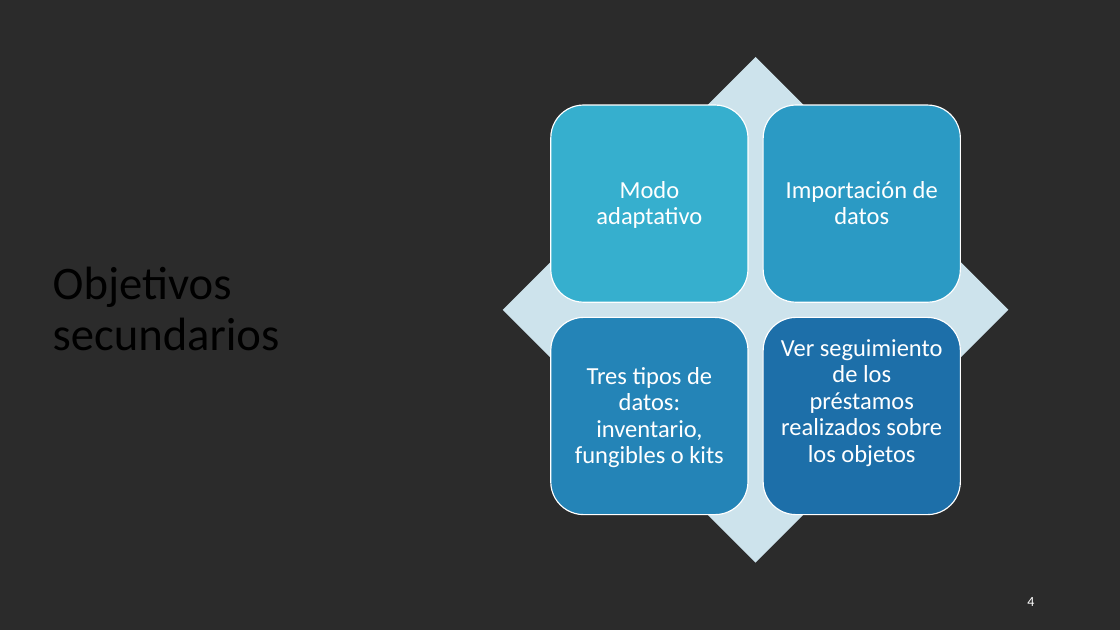
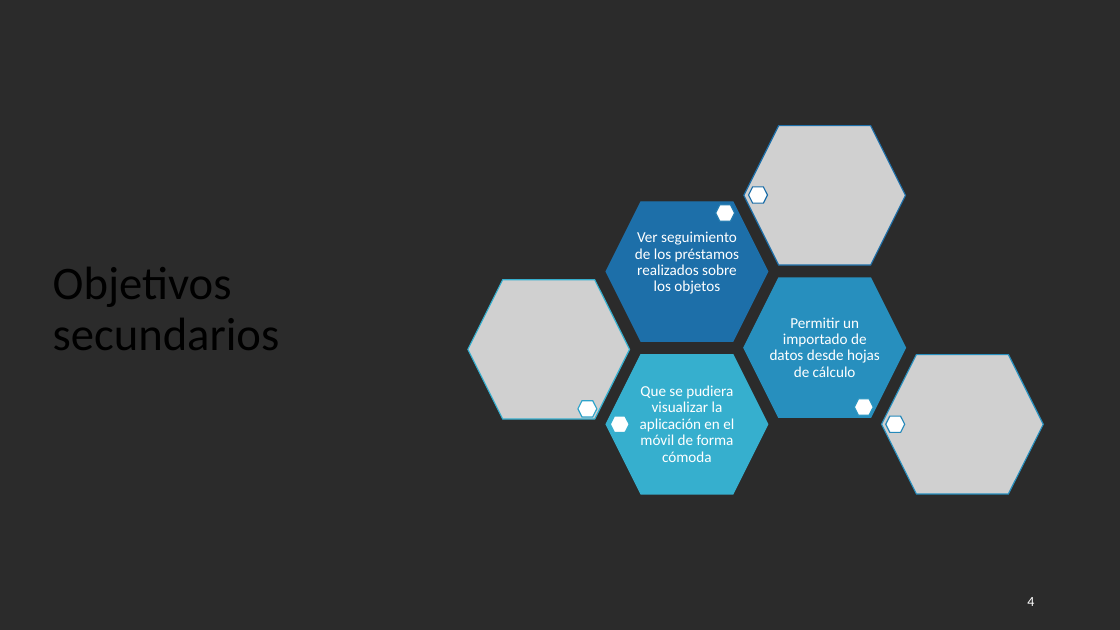
Before and after one commit to alejomaf/UAL-Inventarium, a slide deck: slide 4 of documentacion/presentacion/PresentacionTFG.pptx. Drawn at 1120x630 pixels with LibreOffice and Linux fonts; fonts in the diff are those of the drawing; grey boxes stand for pictures; background and template pictures are left out; a plain dark background stands for a picture behind light text. Boxes give left, top, right and bottom in pixels: in the first picture for what was removed or moved away, otherwise in the second. Text is boxed around its words. In the diff, an @@ line names an element or a change of style, - is before the commit and + after.

```diff
--- a/documentacion/presentacion/PresentacionTFG.pptx
+++ b/documentacion/presentacion/PresentacionTFG.pptx
@@ group added at (x1=468, y1=126, x2=1044, y2=494): 9 hexagons, 3 pictures, 2 texts @@
+Que se pudiera visualizar la aplicación en el móvil de forma cómoda
+Permitir un importado de datos desde hojas de cálculo
@@ text "Ver seguimiento de los préstamos ..." moved from (x1=781, y1=339, x2=943, y2=467) to (x1=635, y1=231, x2=739, y2=294) @@
@@ text "Ver seguimiento de los préstamos ..." at (x1=635, y1=231, x2=739, y2=294): size 21 to 13 pt; less space between paragraphs @@
@@ group removed at (x1=503, y1=57, x2=1009, y2=563): 4 rounded rectangles, 3 texts, 1 diamond @@
-Modo adaptativo
-Importación de datos
-Tres tipos de datos: inventario, fungibles o kits
```
Also in this commit, not shown: 4 other slides changed, 1 slide added, 1 slide removed.
